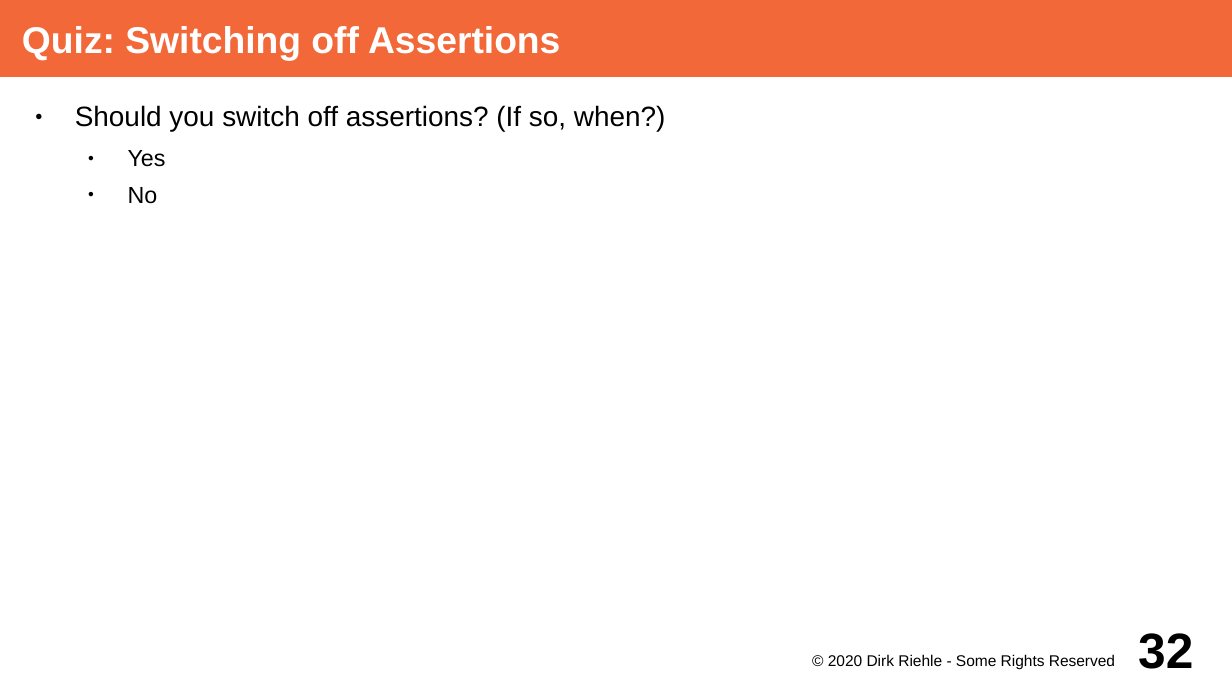
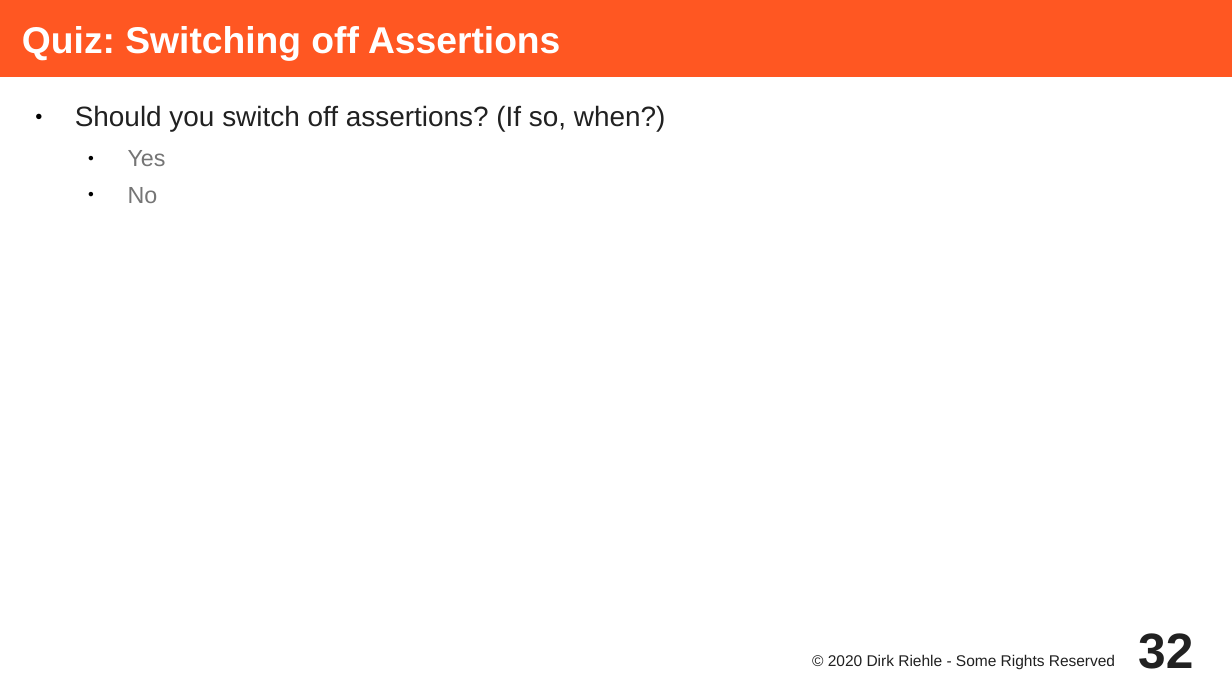
Before and after one commit to dirkriehle/adap-course, a slide deck: slide 32 of Lecture Slides/ADAP C05 - Design by Contract.odp. Drawn at 1232x693 pixels with LibreOffice and Linux fonts; fonts in the diff are those of the drawing. Boxes give left, top, right and bottom in pixels: in the first picture for what was removed or moved away, otherwise in the second. Text is boxed around its words. In the diff, an @@ line names an element or a change of style, - is before the commit and + after.

```diff
--- a/Lecture Slides/ADAP C05 - Design by Contract.odp
+++ b/Lecture Slides/ADAP C05 - Design by Contract.odp
@@ title "Quiz: Switching off Assertions" at box(0, 0, 1232, 77): fill #F36838 to #FF5722 @@
@@ text "Should you switch off assertions? ..." at box(75, 105, 666, 203): text colour #000000 to #212121 in "Should you switch off assertions? (If so, ..."; text colour #000000 to #757575 in "Yes", "No" @@
@@ page number at box(1138, 633, 1193, 669): text colour #000000 to #212121 @@
@@ text "© 2020 Dirk Riehle - ..." at box(828, 654, 1115, 670): text colour #000000 to #212121 @@
```
Also in this commit, not shown: 33 other slides changed, 1 other file.
